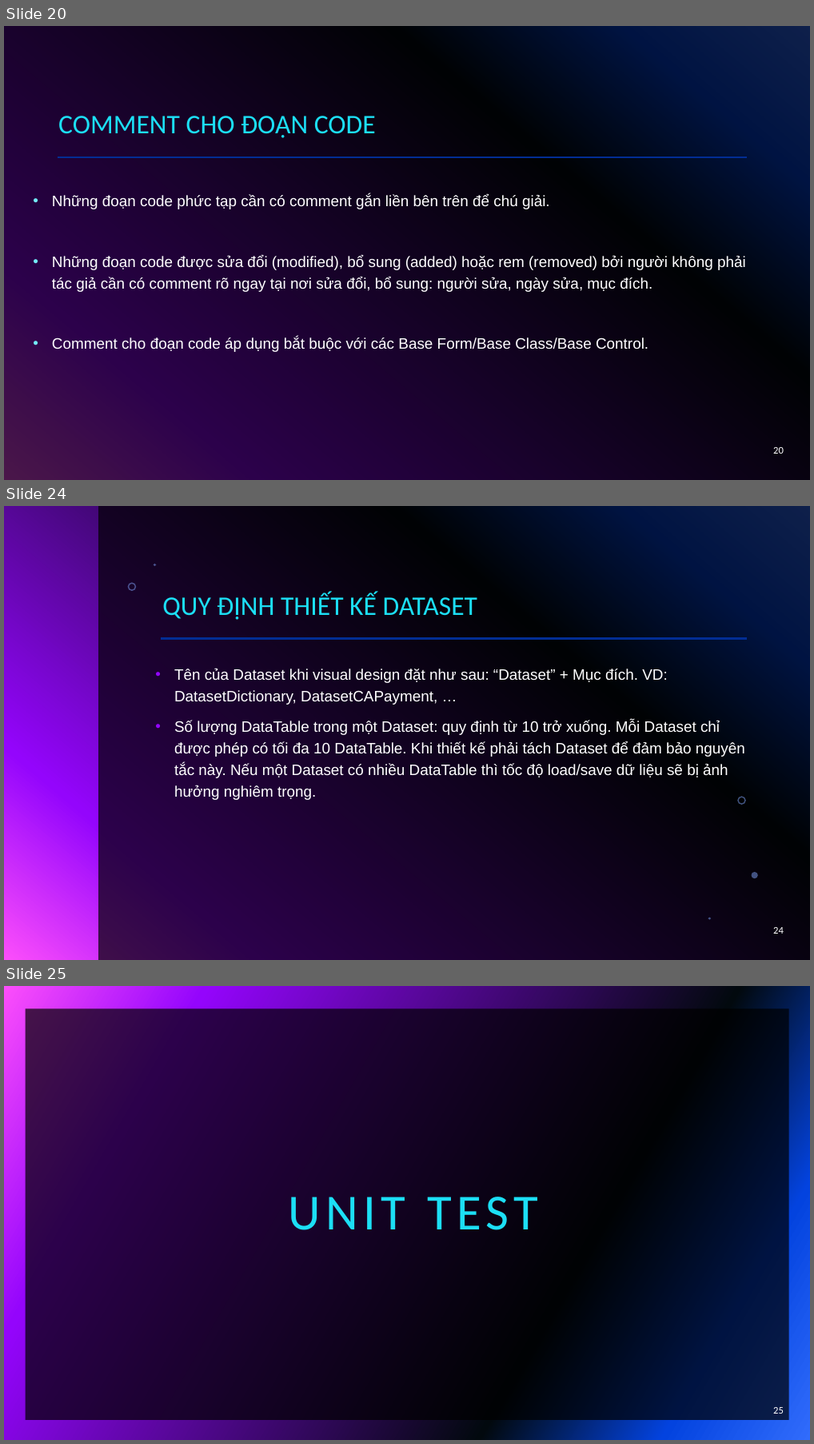
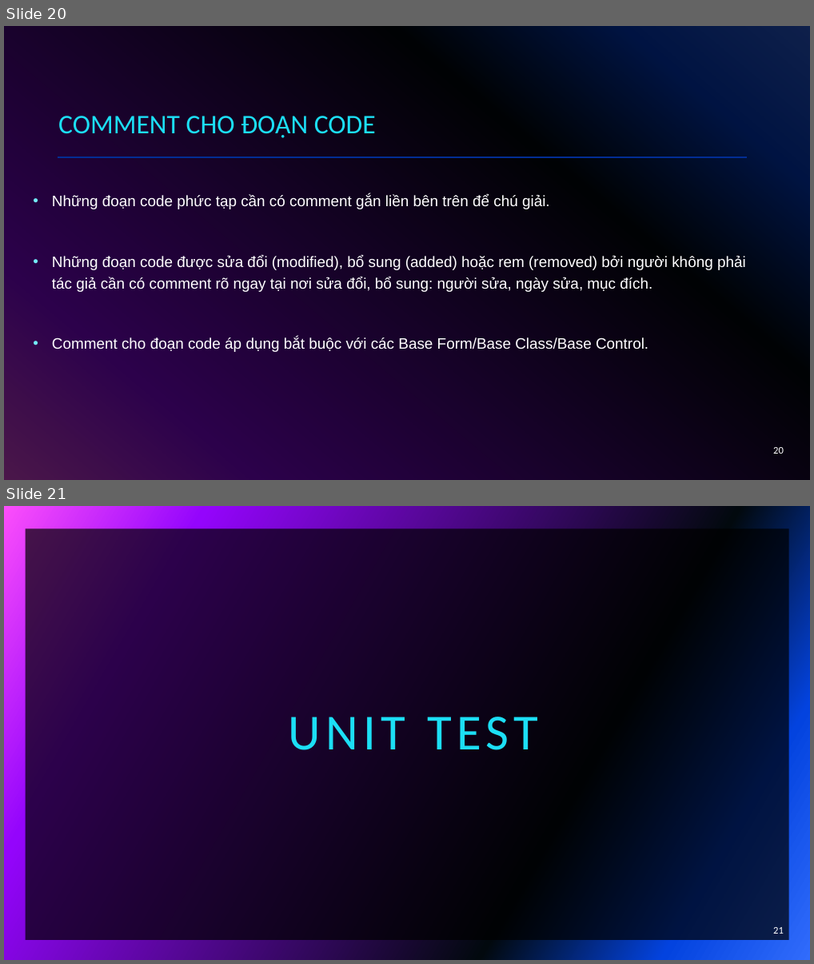
Before and after one commit to haohao0550/CongNghePhanMem, a slide deck: CNPM15_NHOM01_102220014_102220020_Github_CodeStyle_UnitCode.pptx. Shown one above the other, each under a label of ours: slides 20, 24 and 25 before the commit, slides 20 and 21 after it; the slides between them are not shown. The pictures are 814x1444 and 814x964 pixels, drawn with LibreOffice and Linux fonts; fonts in the diff are those of the drawing; background and template pictures are left out. Boxes give left, top, right and bottom in pixels: in the first picture for what was removed or moved away, otherwise in the second. Text is boxed around its words. In the diff, an @@ line names an element or a change of style, - is before the commit and + after.

```diff
--- a/CNPM15_NHOM01_102220014_102220020_Github_CodeStyle_UnitCode.pptx
+++ b/CNPM15_NHOM01_102220014_102220020_Github_CodeStyle_UnitCode.pptx
@@ slide 24 removed at [4, 506, 810, 960], background gradient #316CFC to #0343DF to #02090E to #9405FC to #FC4EFB @@
@@ group removed at [98, 506, 810, 960]: 5 freeform shapes, 1 rectangle @@
@@ title removed at [162, 592, 478, 620] @@
-QUY ĐỊNH THIẾT KẾ DATASET
@@ line removed from (161, 639) to (748, 639) @@
@@ text removed at [174, 668, 746, 800] @@
-• Tên của Dataset khi visual design đặt như sau: “Dataset” + Mục đích. VD: DatasetDictionary, DatasetCAPayment, …
-• Số lượng DataTable trong một Dataset: quy định từ 10 trở xuống. Mỗi Dataset chỉ được phép có tối đa 10 DataTable. Khi thiết kế phải tách Dataset để đảm bảo nguyên tắc này. Nếu một Dataset có nhiều DataTable thì tốc độ load/save dữ liệu sẽ bị ảnh hưởng nghiêm trọng.
@@ page number removed at [774, 927, 784, 933] @@
-24
@@ what was slide 25 is now slide 21 @@
@@ page number at [774, 927, 784, 933]: text changed @@
-25
+21
```
Also in this commit, not shown: 6 slides changed, 8 slides added, 14 other slides removed.
